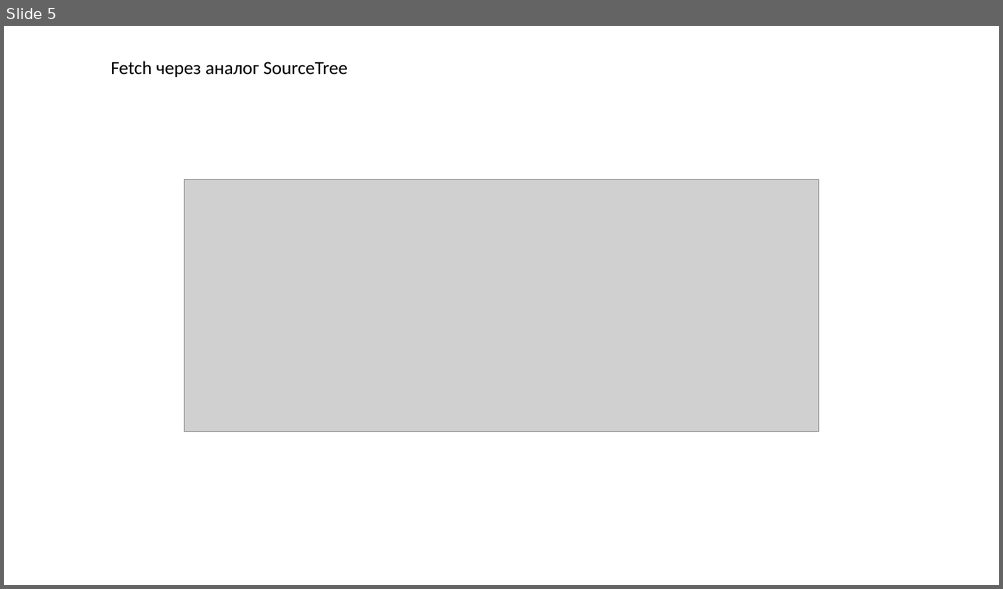
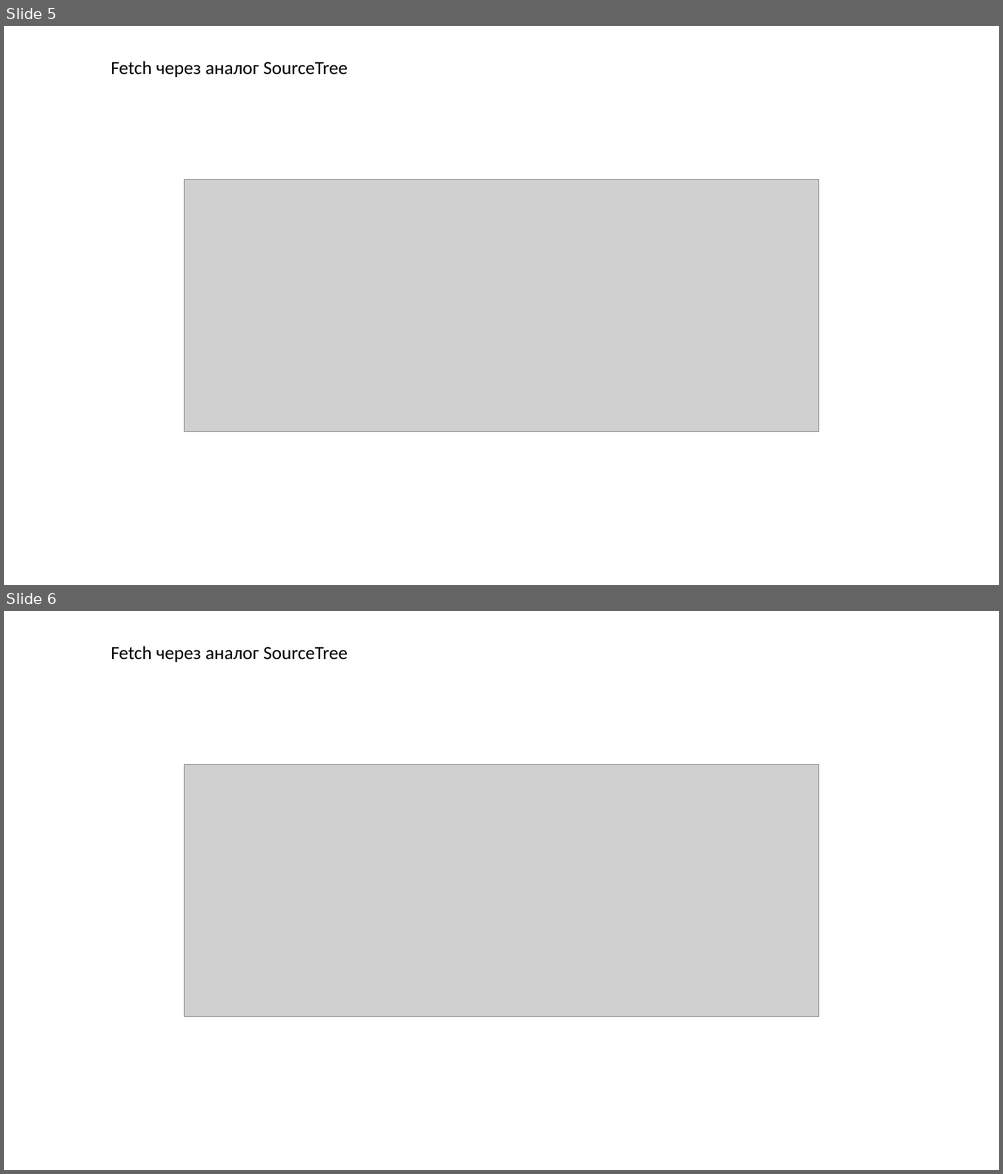
Before and after one commit to Urrba/Tech-Mind-Homework, a slide deck: Homework 3_Yevhenii Urbanas.pptx. Shown one above the other, each under a label of ours: slide 5 before the commit, slides 5 and 6 after it. The pictures are 1003x589 and 1003x1174 pixels, drawn with LibreOffice and Linux fonts; fonts in the diff are those of the drawing; grey boxes stand for pictures. Boxes give left, top, right and bottom in pixels: in the first picture for what was removed or moved away, otherwise in the second. Text is boxed around its words. In the diff, an @@ line names an element or a change of style, - is before the commit and + after.

```diff
--- a/Homework 3_Yevhenii Urbanas.pptx
+++ b/Homework 3_Yevhenii Urbanas.pptx
@@ slide 6 added at <box>4,611,999,1170</box>, background #FFFFFF @@
@@ text added at <box>111,646,347,662</box>, 18 pt, text #000000 @@
+Fetch через аналог SourceTree
@@ picture added at <box>185,765,819,1017</box> @@
```
Also in this commit, not shown: 1 other file.
